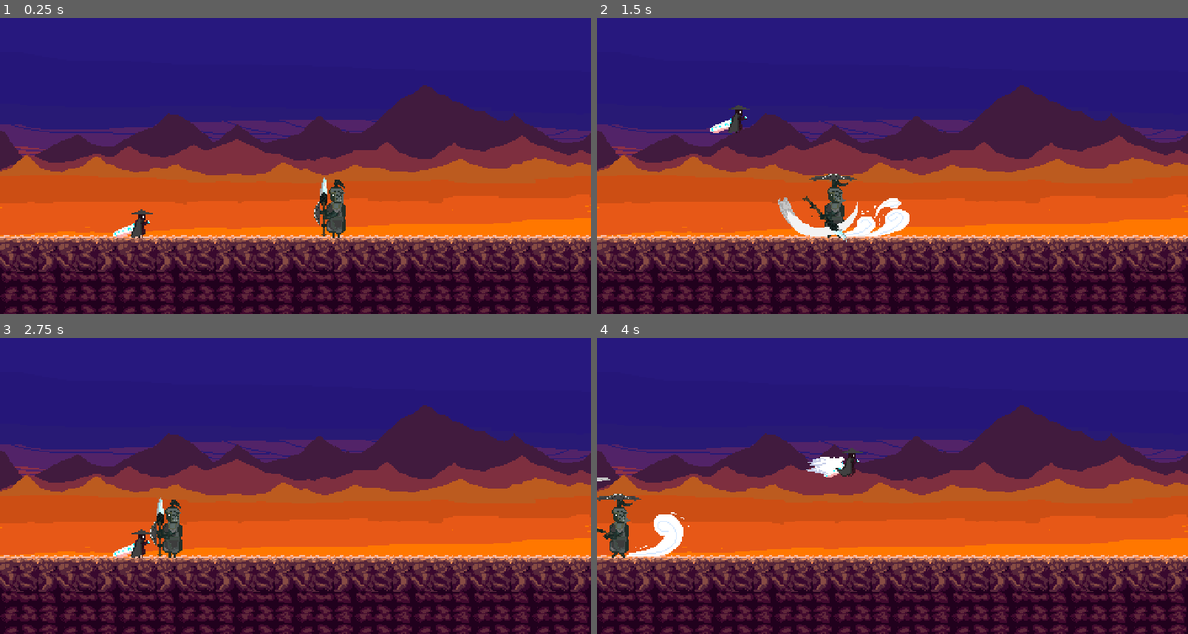
Above: before the commit, frames 1-4 (two rows, left to right).
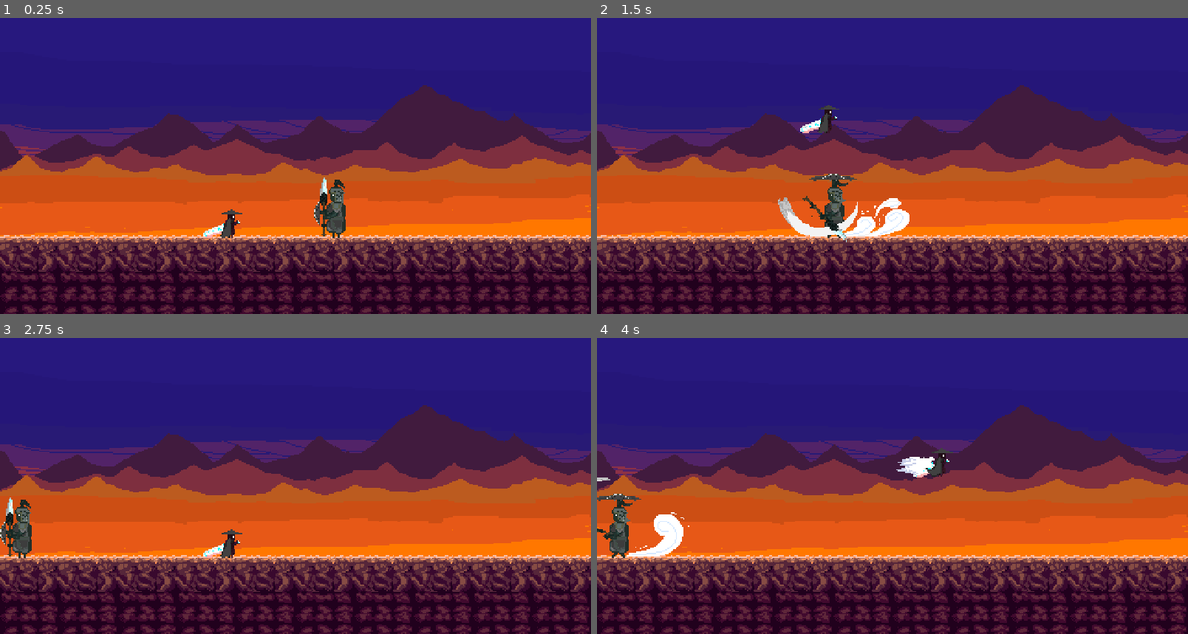
Above: after the commit, the same moments.

Repository: Shaurya0907/2d-souls
Game: Godot game, scene res://scenes/main.tscn
Same seed, same stepped clock (60 frames per second), same inputs: the game is played once before the commit and once after it.
Inputs (mouse positions are in pixels of both pictures, inside the frame that each line leads up to):
- Up to frame 1 (0.25 s): no input
- Up to frame 2 (1.5 s): tap Enter at 0.5 s; move the mouse to (1022, 130) at 0.52 s; hold Right from 0.53 s (still down); click (1022, 130) at 0.6 s; tap Space (jump) at 0.77 s; right-click (1022, 130) at 0.8 s; move the mouse to (774, 166) at 1.27 s; right-click (774, 166) at 1.35 s
- Up to frame 3 (2.75 s): tap Space (jump) at 1.52 s; click (177, 486) at 1.55 s; move the mouse to (354, 394) at 2.02 s; release Right at 2.03 s; hold Left from 2.03 s (still down); click (354, 394) at 2.1 s; right-click (354, 394) at 2.3 s
- Up to frame 4 (4 s): tap Space (jump) at 2.75, 3.02, 3.77 s; move the mouse to (862, 533) at 2.77 s; release Left at 2.78 s; hold Right from 2.78 s (still down); right-click (862, 533) at 2.85 s; click (862, 533) at 3.05 s; move the mouse to (1069, 518) at 3.52 s; tap Shift (dash) at 3.6 s; right-click (1069, 518) at 3.8 s

The runs differ from the first frame. In frame 1, 0.5% of the frame differs, in the area x 19-41%, y 64-75%; in frame 2, 0.5%; in frame 3, 1.9%, in the area x 0-41%, y 53-75%; in frame 4, 0.9%.

Commit message:
added knockback
now the player moves away with the boss's collision and now features a knockback

Diff:
--- a/scenes/boss_1.tscn
+++ b/scenes/boss_1.tscn
@@ -133,5 +133,11 @@
 shape = SubResource("RectangleShape2D_rm1bd")
 debug_color = Color(0, 0.6312515, 0.46744835, 0.41960785)
 
+[node name="knockback" type="Timer" parent="." unique_id=1735547863]
+process_callback = 0
+wait_time = 0.3
+one_shot = true
+
 [connection signal="timeout" from="heavyintro" to="." method="_on_heavyintro_timeout"]
 [connection signal="timeout" from="heavymid" to="." method="_on_heavymid_timeout"]
+[connection signal="timeout" from="knockback" to="." method="_on_knockback_timeout"]
--- a/scenes/main.tscn
+++ b/scenes/main.tscn
@@ -79,7 +79,7 @@
 position = Vector2(268, 184)
 
 [node name="player" parent="." unique_id=1501936433 instance=ExtResource("3_sugp2")]
-position = Vector2(113, 198)
+position = Vector2(186, 191)
 
 [node name="sky" type="Parallax2D" parent="." unique_id=1858830456]
 scroll_scale = Vector2(0.1, 0.1)
--- a/scripts/boss.gd
+++ b/scripts/boss.gd
@@ -6,6 +6,9 @@
 @onready var left_detection: Area2D = $left_detection
 @onready var right_detection: Area2D = $right_detection
 @onready var player: CharacterBody2D = $"../player"
+@onready var knockback: Timer = $knockback
+
+
 
 var isattacking = false
 
@@ -15,7 +18,6 @@
 	if Input.is_action_just_pressed("attackboss"):
 		isattacking = true
 		anim_player.play("heavy_attack")
-		print(anim_player.current_animation)
 		heavyintro.start()
 
 	if player.global_position.x > boss.global_position.x:
@@ -25,8 +27,23 @@
 		if not isattacking:
 			boss.flip_h = false
 
-	print(player.global_position.x,"   ",boss.global_position.x)
+
 	move_and_slide()
+
+	for i in get_slide_collision_count():
+		var collision = get_slide_collision(i)
+		var collider = collision.get_collider()
+		if collider.name == "player":
+			#if collider.velocity.x < velocity.x:
+				if isattacking:
+					if not boss.flip_h:
+						velocity.x = -240
+					else:
+						velocity.x = 240
+					collider.velocity.x = velocity.x + 20
+					knockback.start()
+
+
 
 func _on_heavyintro_timeout() -> void:
 	if not boss.flip_h:
@@ -40,4 +57,7 @@
 	velocity.x = 0
 	isattacking = false
 	anim_player.play("idle")
-	print(anim_player.current_animation)
+
+
+func _on_knockback_timeout() -> void:
+	player.velocity.x = 0
--- a/scripts/player.gd
+++ b/scripts/player.gd
@@ -4,6 +4,7 @@
 @onready var anim_player: AnimationPlayer = $player_animated/AnimationPlayer
 @onready var player: AnimatedSprite2D = $player_animated
 @onready var timer: Timer = $Timer
+@onready var boss: CharacterBody2D = $"../boss1"
 
 
 var isjump = false
@@ -67,6 +68,12 @@
 	if Input.is_action_just_pressed("parry"):
 		anim_player.play("parry")
 
+
+func pushed():
+	#velocity.x = boss.velocity.x
+	#print("it is being pushed")
+	pass
+
 func dash():
 	isdashing = true
 	anim_player.play("dash")
